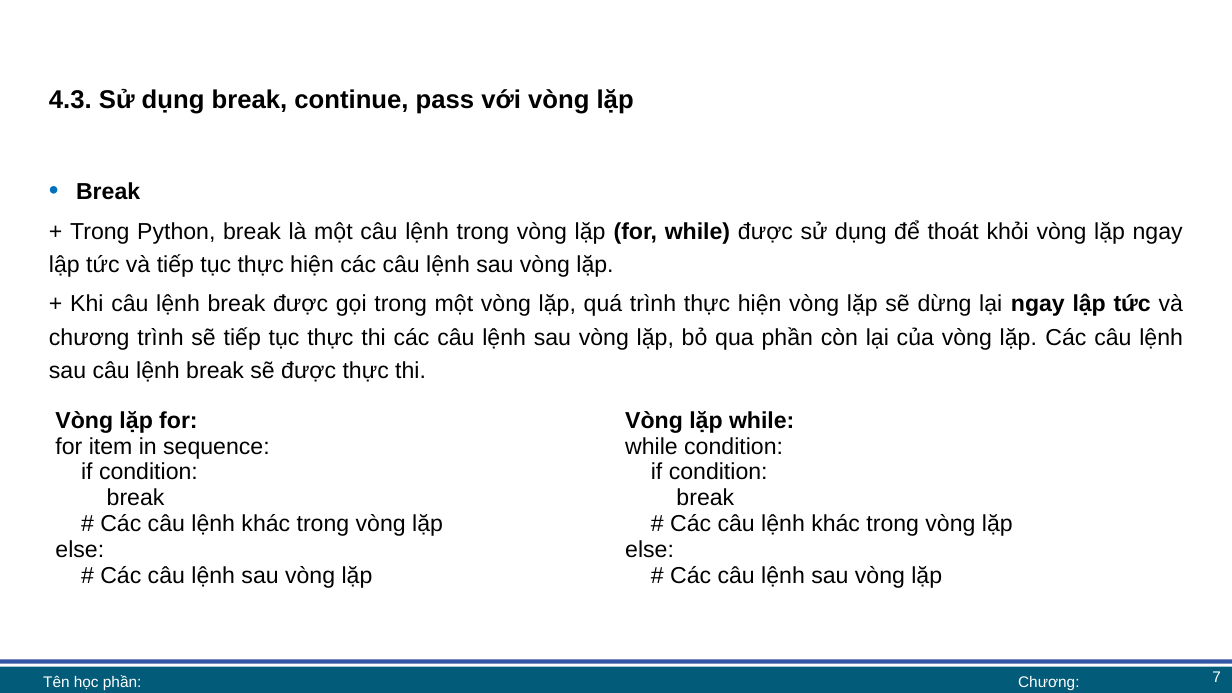
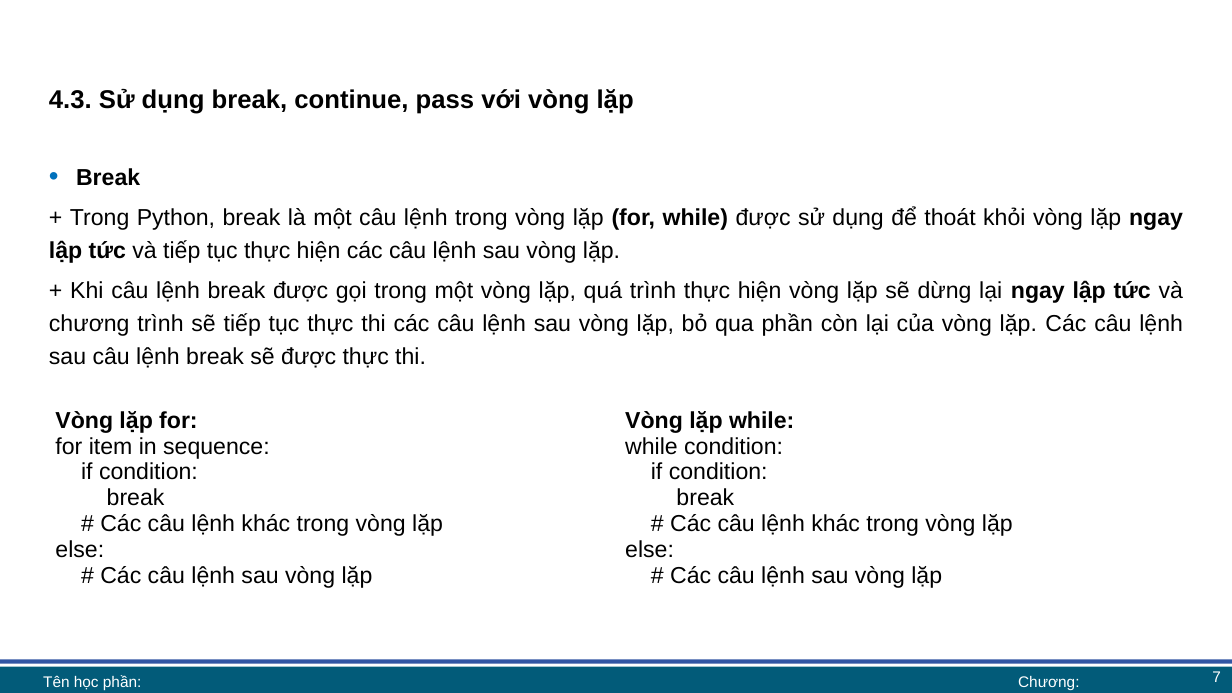
Before and after one commit to lhaaaaa/17A2-Ca-sang, a slide deck: slide 7 of Lab 4/Lab 4 bài giảng.pptx. Drawn at 1232x693 pixels with LibreOffice and Linux fonts; fonts in the diff are those of the drawing; background and template pictures are left out. Boxes give left, top, right and bottom in pixels: in the first picture for what was removed or moved away, otherwise in the second. Text is boxed around its words. In the diff, an @@ line names an element or a change of style, - is before the commit and + after.

```diff
--- a/Lab 4/Lab 4 bài giảng.pptx
+++ b/Lab 4/Lab 4 bài giảng.pptx
@@ text "Break": place and size @@
-text "Break" at [49,182,1183,382]
+text "Break" at [49,168,1183,368]
@@ text at [49,206,1183,263]: bold on in "ngay lập tức" @@
```
Also in this commit, not shown: 4 other slides changed, 3 other files.
